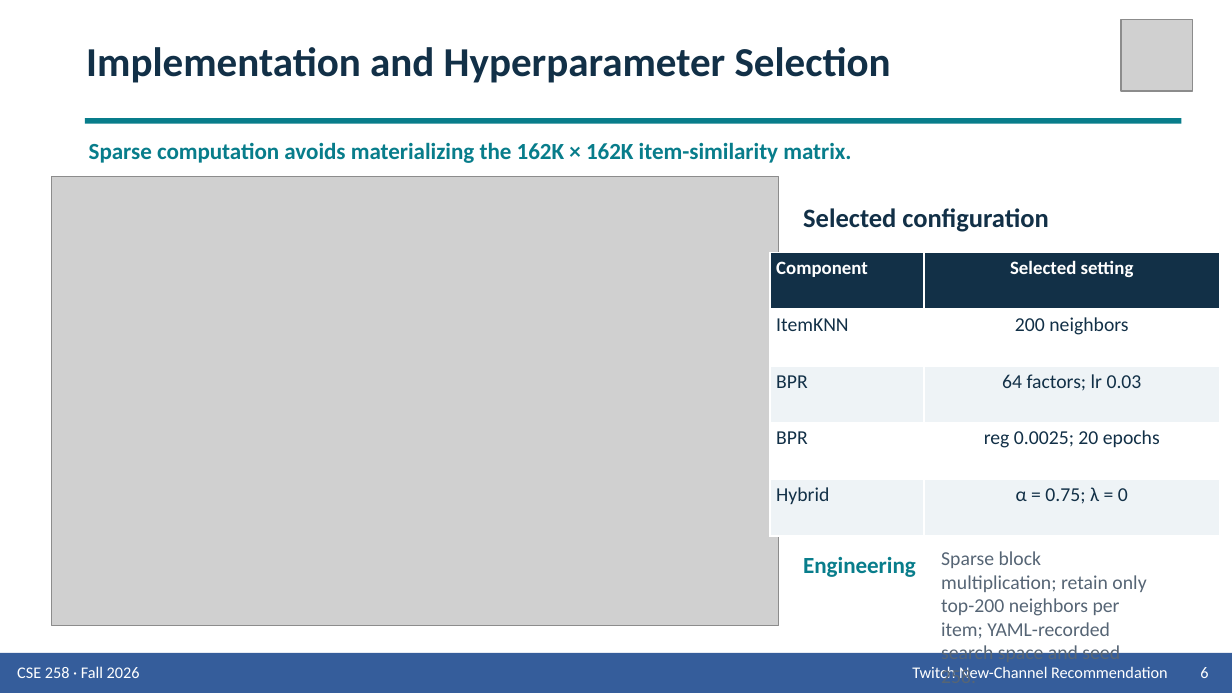
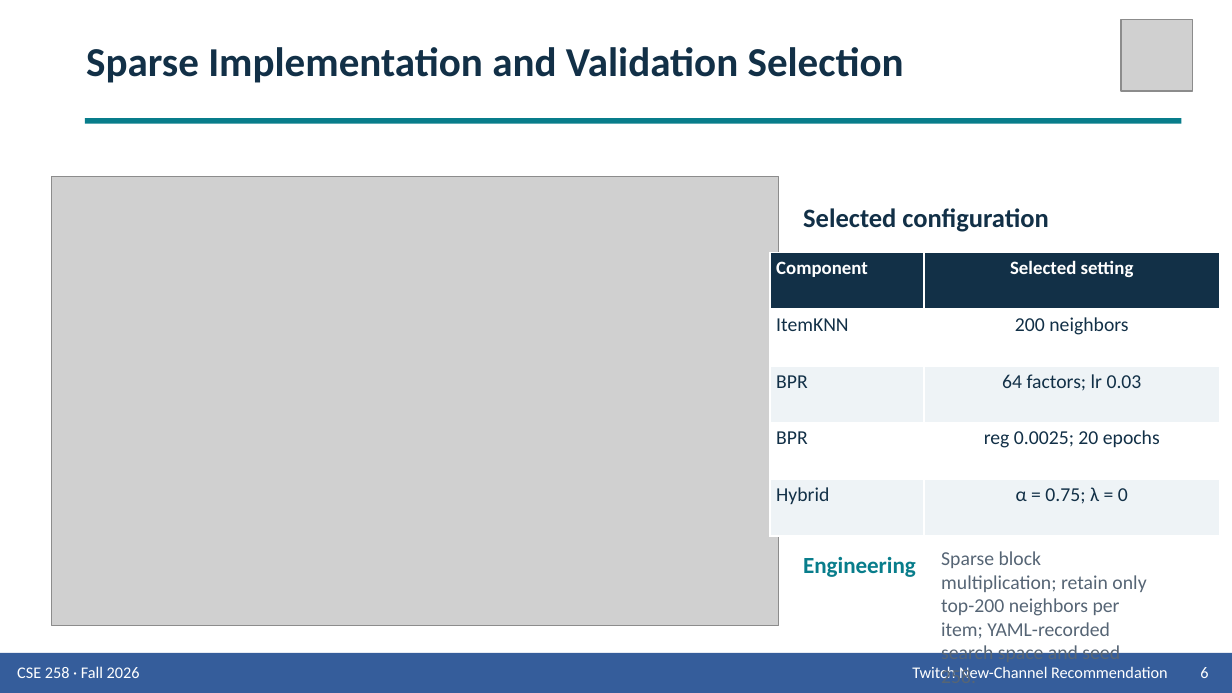
Before and after one commit to Wen-Chieh-Lo/You-know-who-did-God-did-, a slide deck: slide 6 of presentation/Group_9_Presentation_Twitch.pptx. Drawn at 1232x693 pixels with LibreOffice and Linux fonts; fonts in the diff are those of the drawing; grey boxes stand for pictures. Boxes give left, top, right and bottom in pixels: in the first picture for what was removed or moved away, otherwise in the second. Text is boxed around its words. In the diff, an @@ line names an element or a change of style, - is before the commit and + after.

```diff
--- a/presentation/Group_9_Presentation_Twitch.pptx
+++ b/presentation/Group_9_Presentation_Twitch.pptx
@@ text at (86,47,904,83): text changed @@
-Implementation and Hyperparameter Selection
+Sparse Implementation and Validation Selection
@@ text removed at (89,142,851,163) @@
-Sparse computation avoids materializing the 162K × 162K item-similarity matrix.
```
Also in this commit, not shown: 11 other slides changed, 2 slides added, 1 slide removed, 2 other files.
